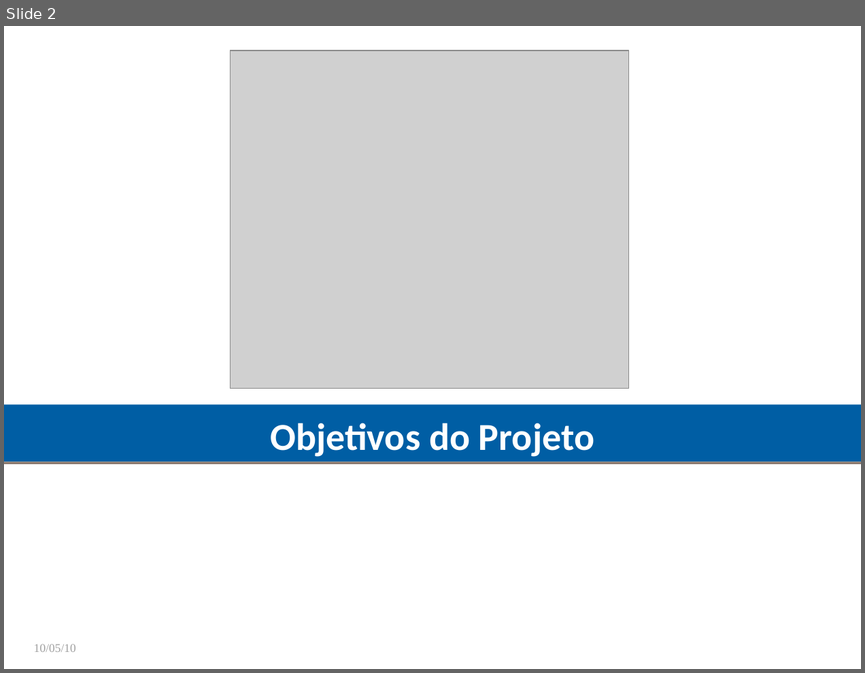
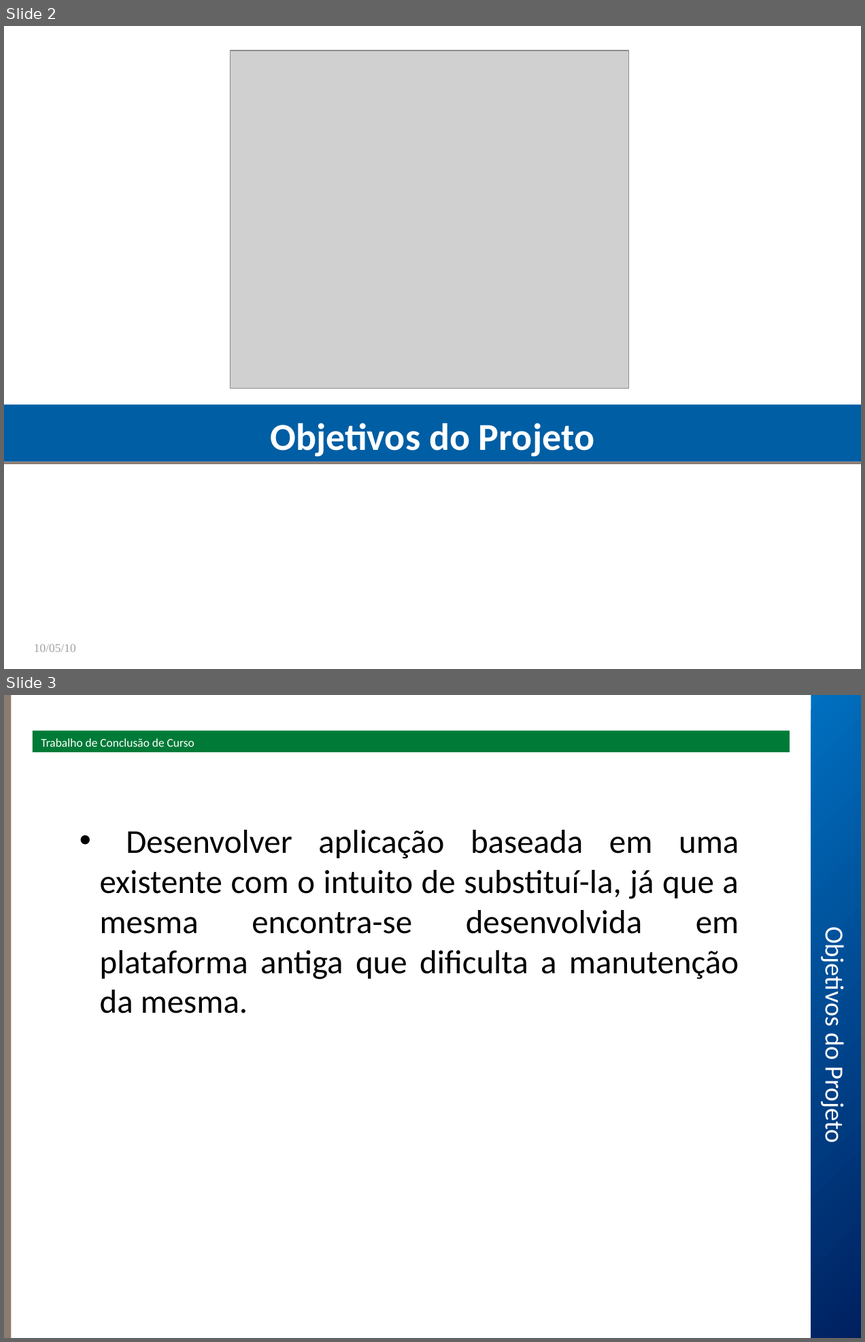
Before and after one commit to robsonmrsp/tcc-fbv-poscomp5-fabrica2, a slide deck: sisa/Seminário/Apresentação.ppt. Shown one above the other, each under a label of ours: slide 2 before the commit, slides 2 and 3 after it. The pictures are 865x673 and 865x1342 pixels, drawn with LibreOffice and Linux fonts; fonts in the diff are those of the drawing; grey boxes stand for pictures; background and template pictures are left out. Boxes give left, top, right and bottom in pixels: in the first picture for what was removed or moved away, otherwise in the second. Text is boxed around its words. In the diff, an @@ line names an element or a change of style, - is before the commit and + after.

```diff
--- a/sisa/Seminário/Apresentação.ppt
+++ b/sisa/Seminário/Apresentação.ppt
@@ slide 3 added at (x1=4, y1=695, x2=861, y2=1338), background #FFFFFF @@
@@ rectangle added at (x1=4, y1=695, x2=11, y2=1338), fill #8C7B70 @@
@@ rectangle added at (x1=811, y1=695, x2=861, y2=1338), fill gradient #0070C0 to #002060 @@
@@ rectangle added at (x1=33, y1=731, x2=789, y2=752), fill #007A37, 10 pt, text #FFFFFF @@
+Trabalho de Conclusão de Curso
@@ text added at (x1=100, y1=830, x2=738, y2=1013), 28 pt, text #000000 @@
+• Desenvolver aplicação baseada em uma existente com o intuito de substituí-la, já que a mesma encontra-se desenvolvida em plataforma antiga que dificulta a manutenção da mesma.
@@ text added at (x1=818, y1=936, x2=850, y2=1141), 22 pt, text #FFFFFF @@
+Objetivos do Projeto
```
Also in this commit, not shown: 1 slide changed, 2 other slides added, 2 slides removed, 1 other file.
